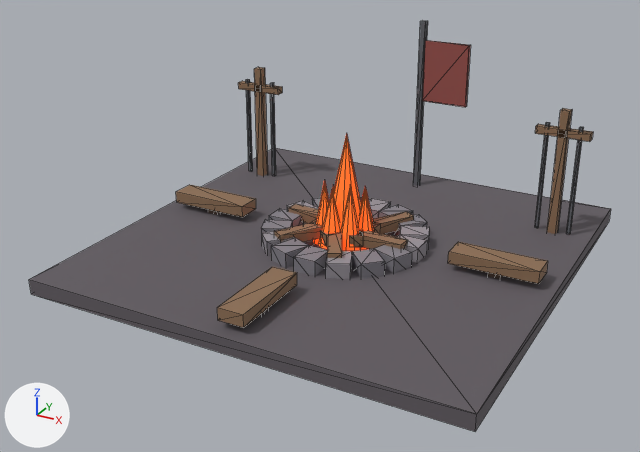
The glTF model models/buildings/army_camp.glb, before and after one commit.
Rendered twice from a 50 mm camera at (4.93, -9.67, 5.17) aimed at (-0.13, -0.46, 0.57). Arrows for +X, +Y and +Z are at lower left; the lights stay in place. The first picture is the older version. Mesh edges are drawn as thin lines. Vertices at exactly the same position are counted once.

In view in the first picture: 'Ashen Legion Camp'.
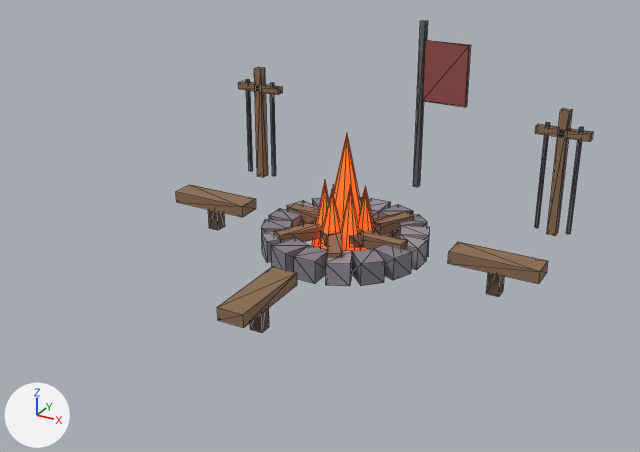
What changed in the scene script:
```text
Change me_ashen_legion_camp:
    used by ob_ashen_legion_camp; location = (0.0, 0.0, 0.0)
    remove me_ashen_legion_camp.from_pydata(...)  # 411 vertices, 626 faces; spans x -2.88..2.88, y -2.88..2.88, z -0.05..2.72
    remove me_ashen_legion_camp.materials.append(mat_earth)  # dark grey #615b61
    add me_ashen_legion_camp.from_pydata(...)  # 403 vertices, 614 faces; spans x -2.71..2.71, y -2.72..2.47, z -0.05..2.72
    me_ashen_legion_camp part 1: the loose piece of 8 vertices spanning x -2.88..2.88, y -2.88..2.88, z 0.0..0.2 is deleted
```

Location of each change, (x1, y1, x2, y2) in pixels of the pictures (640 x 452 px):
'Ashen Legion Camp', reshaped (28% narrower, 24% shorter): before (29, 21, 611, 432); after (176, 21, 593, 333)
part 1 of me_ashen_legion_camp, deleted: before (29, 148, 611, 432)
